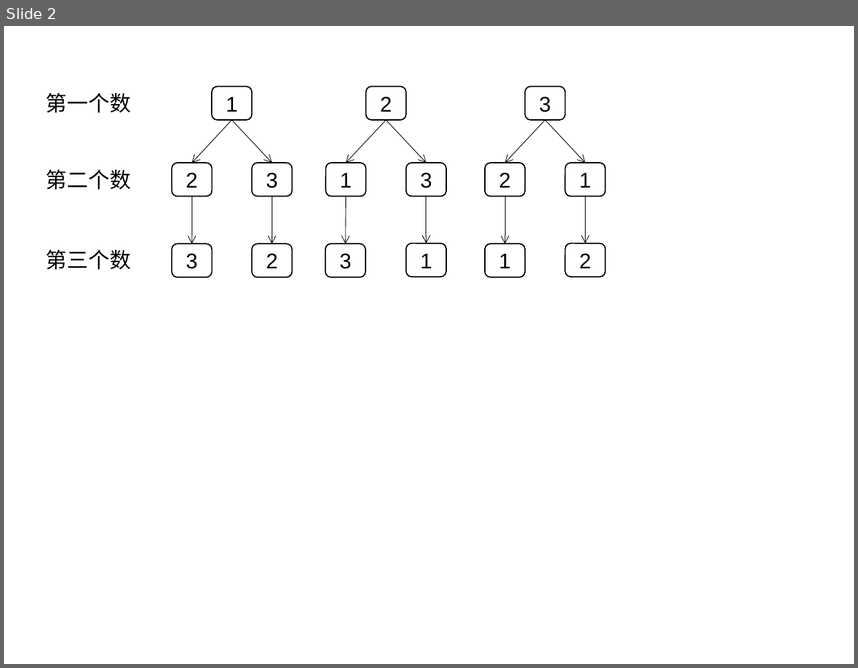
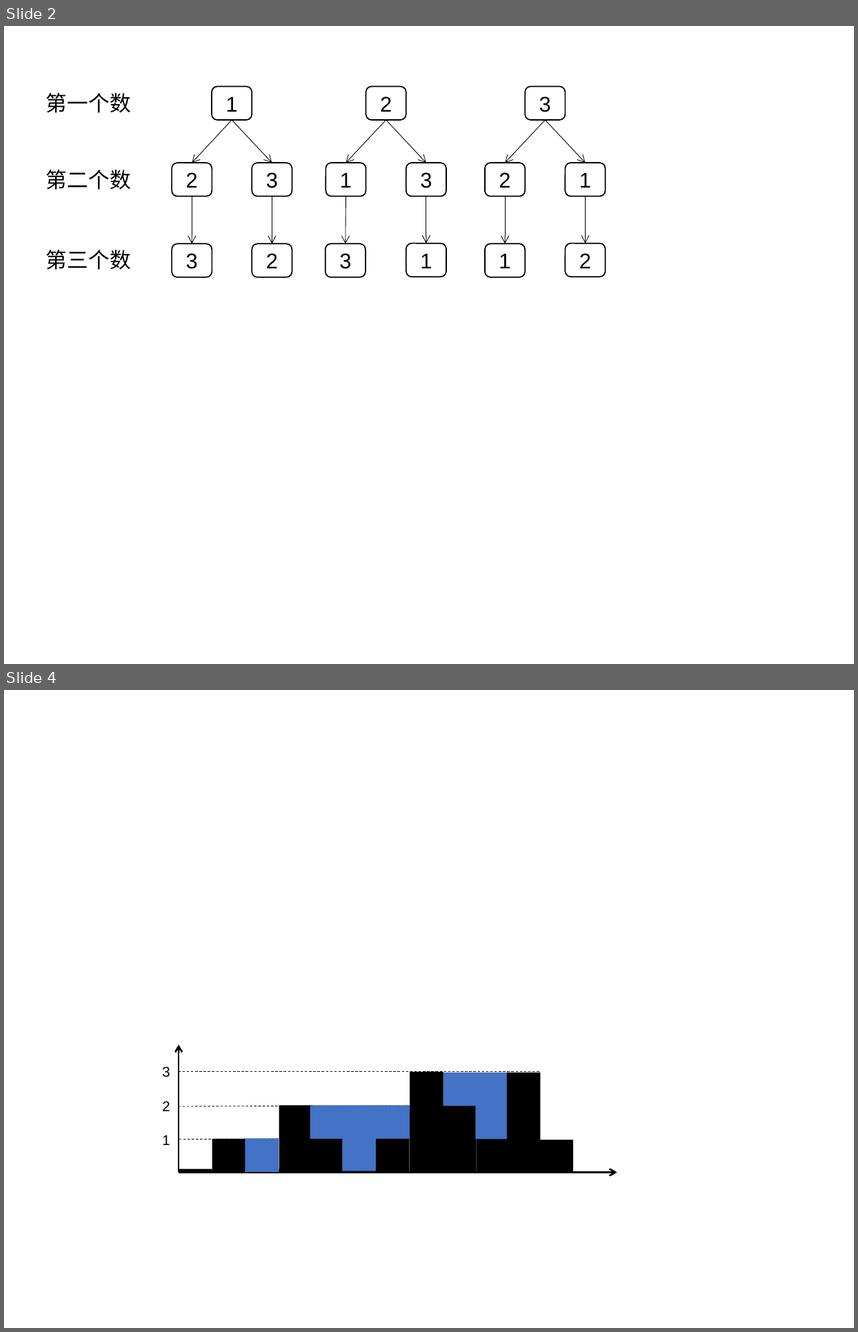
Before and after one commit to movetobe/xxxSystem, a slide deck: _book/xxx.pptx. Shown one above the other, each under a label of ours: slide 2 before the commit, slides 2 and 4 after it; the slides between them are not shown. The pictures are 858x668 and 858x1332 pixels, drawn with LibreOffice and Linux fonts; fonts in the diff are those of the drawing. Boxes give left, top, right and bottom in pixels: in the first picture for what was removed or moved away, otherwise in the second. Text is boxed around its words. In the diff, an @@ line names an element or a change of style, - is before the commit and + after.

```diff
--- a/_book/xxx.pptx
+++ b/_book/xxx.pptx
@@ slide 4 added at <box>4,690,854,1328</box>, background #FFFFFF @@
@@ group added at <box>162,1045,617,1173</box>: 17 rectangles, 3 lines, 3 texts, 2 arrows @@
+1
+3
+2
```
Also in this commit, not shown: 1 other slide added, 19 other files.
